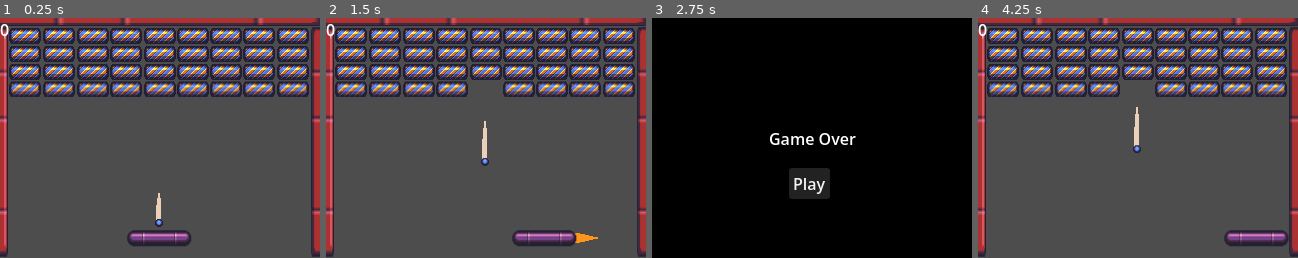
Above: before the commit, frames 1-4 (left to right).
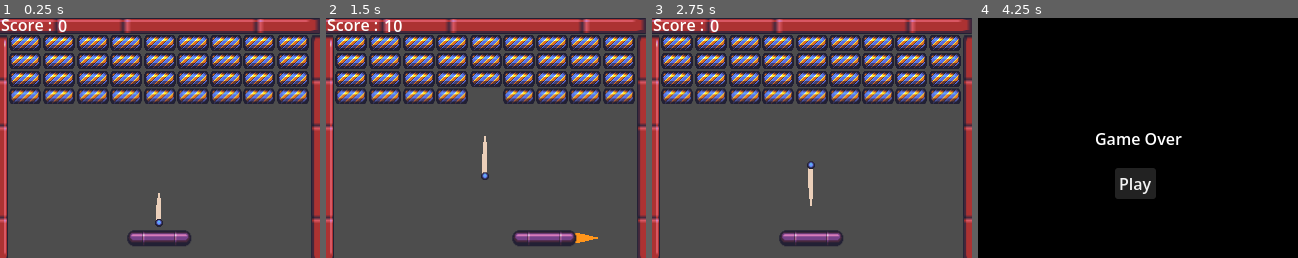
Above: after the commit, the same moments.

Repository: SamSamKDBX/casse-brique
Game: Godot game, scene res://main.tscn
The game is run twice, just before and just after one commit, with the same random seed, the same clock (stepped at 60 frames per second) and the same inputs.
Inputs (mouse positions are in pixels of both pictures, inside the frame that each line leads up to):
- Up to frame 1 (0.25 s): no input
- Up to frame 2 (1.5 s): hold Right (p1_right) 0.53-1.28 s; hold Left (p1_left) from 1.28 s (still down)
- Up to frame 3 (2.75 s): release Left (p1_left) at 2 s; click (808, 183) at 2 s, where only the run after the commit has a clickable "Play"
- Up to frame 4 (4.25 s): click (1134, 183) at 2.75 s, where only the run before the commit has a clickable "Play"; hold Right (p1_right) from 3.53 s (still down)

The runs differ from the first frame. In frame 1, 31% of the frame differs, in the area x 0-100%, y 0-100%; in frame 2, 30%; in frame 3, 100%; in frame 4, 100%.

Commit message:
ajout du score

Diff:
--- /dev/null
+++ b/assets/ball/ball.gd
@@ -0,0 +1,6 @@
+extends RigidBody2D
+
+signal update_score
+
+func _on_contol_ball_update_score() -> void:
+	update_score.emit()
--- a/assets/ball/ball.tscn
+++ b/assets/ball/ball.tscn
@@ -1,5 +1,6 @@
 [gd_scene format=3 uid="uid://ql1elojd68dt"]
 
+[ext_resource type="Script" uid="uid://bh6xmywf0bfwe" path="res://assets/ball/ball.gd" id="1_2i37t"]
 [ext_resource type="PackedScene" uid="uid://q5va7g4kuwfl" path="res://assets/trail/trail.tscn" id="1_i6v08"]
 [ext_resource type="Script" uid="uid://8fk5nvolos1m" path="res://assets/ball/contol_ball.gd" id="2_in8lq"]
 [ext_resource type="AudioStream" uid="uid://b88imcny7fy4e" path="res://assets/ball/wall_hit.wav" id="3_2w8dl"]
@@ -86,12 +87,13 @@
 max_contacts_reported = 4
 linear_damp_mode = 1
 angular_damp_mode = 1
+script = ExtResource("1_2i37t")
 
 [node name="Trail" parent="." unique_id=952136346 instance=ExtResource("1_i6v08")]
 width = 5.0
 default_color = Color(1, 0.8784314, 0.78039217, 0.8862745)
 
-[node name="Contol Ball" type="Node" parent="." unique_id=925254034 node_paths=PackedStringArray("ballBody", "hitWallAudio", "hitBrickAudio", "hitRaquetteAudio", "hitAnimation")]
+[node name="ContolBall" type="Node" parent="." unique_id=925254034 node_paths=PackedStringArray("ballBody", "hitWallAudio", "hitBrickAudio", "hitRaquetteAudio", "hitAnimation")]
 script = ExtResource("2_in8lq")
 ballBody = NodePath("..")
 hitWallAudio = NodePath("../HitWallAudio")
@@ -119,4 +121,5 @@
 [node name="AnimationPlayer" type="AnimationPlayer" parent="." unique_id=149551981]
 libraries/ = SubResource("AnimationLibrary_i6v08")
 
-[connection signal="body_entered" from="." to="Contol Ball" method="_on_ball_body_entered"]
+[connection signal="body_entered" from="." to="ContolBall" method="_on_ball_body_entered"]
+[connection signal="update_score" from="ContolBall" to="." method="_on_contol_ball_update_score"]
--- a/assets/ball/contol_ball.gd
+++ b/assets/ball/contol_ball.gd
@@ -6,6 +6,8 @@
 @export var hitBrickAudio: AudioStreamPlayer2D
 @export var hitRaquetteAudio: AudioStreamPlayer2D
 @export var hitAnimation: AnimationPlayer
+
+signal update_score
 
 func _ready() -> void:
 	ballBody.linear_velocity.y = speed
@@ -19,6 +21,10 @@
 		hitRaquetteAudio.play()
 		print("hit raquette")
 	elif body.is_in_group("brick"):
-		hitBrickAudio.play()
-		print("hit brick")
-		body.queue_free()
+		hitBrick(body)
+
+func hitBrick(body: Node):
+	hitBrickAudio.play()
+	print("hit brick")
+	body.queue_free()
+	update_score.emit()
--- a/control_game.gd
+++ b/control_game.gd
@@ -1,10 +1,22 @@
 extends Node
 
+@export var scoreValueLabel: Label
+var score: int = 0
+var updatedScore: int = 0
 
 # Called every frame. 'delta' is the elapsed time since the previous frame.
 func _process(delta: float) -> void:
 	if get_tree().get_nodes_in_group("brick").is_empty():
 		winning()
+	if score < updatedScore:
+		scoreValueLabel.label_settings.font_color = Color.YELLOW
+		score += 1
+	else:
+		scoreValueLabel.label_settings.font_color = Color.WHITE
+	scoreValueLabel.text = str(score)
 
 func winning():
 	get_tree().change_scene_to_file("res://ui/winning/winning.tscn")
+
+func _on_ball_update_score() -> void:
+	updatedScore += 10
--- a/main.tscn
+++ b/main.tscn
@@ -7,6 +7,8 @@
 [ext_resource type="PackedScene" uid="uid://dsnarkp7mva4t" path="res://assets/fosse/fosse.tscn" id="4_1bvp3"]
 [ext_resource type="Script" uid="uid://csj8xxiob40wh" path="res://control_game.gd" id="6_7mycd"]
 [ext_resource type="PackedScene" uid="uid://bna71rkylscko" path="res://assets/brick/bricks.tscn" id="6_272bh"]
+
+[sub_resource type="LabelSettings" id="LabelSettings_272bh"]
 
 [node name="Main" type="Node2D" unique_id=2064868903]
 
@@ -23,30 +25,45 @@
 position = Vector2(12, 238)
 
 [node name="Bricks" parent="." unique_id=2030730168 instance=ExtResource("6_272bh")]
+position = Vector2(0, 7)
 
 [node name="Ball" parent="." unique_id=1449724660 instance=ExtResource("2_0xm2m")]
 position = Vector2(159, 170)
 
 [node name="Walls" type="Node2D" parent="." unique_id=1523010361]
+position = Vector2(0, 7)
 
 [node name="Wall" parent="Walls" unique_id=1115099637 instance=ExtResource("3_h2yge")]
-position = Vector2(-9, 0)
+position = Vector2(-9, 1)
 scale = Vector2(1.04, 1)
 
 [node name="Wall2" parent="Walls" unique_id=662029129 instance=ExtResource("3_h2yge")]
-position = Vector2(-2.842171e-14, 8)
+position = Vector2(0, 9)
 rotation = 1.5707964
 scale = Vector2(0.72, 1)
 
 [node name="Wall3" parent="Walls" unique_id=1560355268 instance=ExtResource("3_h2yge")]
-position = Vector2(319.15, 8)
+position = Vector2(319.15, 9)
 rotation = 1.5707964
 scale = Vector2(0.72, 1)
 
-[node name="Control Game" type="Node" parent="." unique_id=1239080454]
+[node name="Control Game" type="Node" parent="." unique_id=1239080454 node_paths=PackedStringArray("scoreValueLabel")]
 script = ExtResource("6_7mycd")
+scoreValueLabel = NodePath("../ScoreValueLabel")
 
-[node name="Label" type="Label" parent="." unique_id=1045611939]
-offset_right = 40.0
-offset_bottom = 23.0
+[node name="ScoreLabel" type="Label" parent="." unique_id=1045611939]
+offset_left = 1.0
+offset_top = -5.0
+offset_right = 53.0
+offset_bottom = 18.0
+text = "Score :"
+
+[node name="ScoreValueLabel" type="Label" parent="." unique_id=1103074283]
+offset_left = 58.0
+offset_top = -4.0
+offset_right = 101.0
+offset_bottom = 19.0
 text = "0"
+label_settings = SubResource("LabelSettings_272bh")
+
+[connection signal="update_score" from="Ball" to="Control Game" method="_on_ball_update_score"]
Not shown, added: assets/ball/ball.gd.uid
